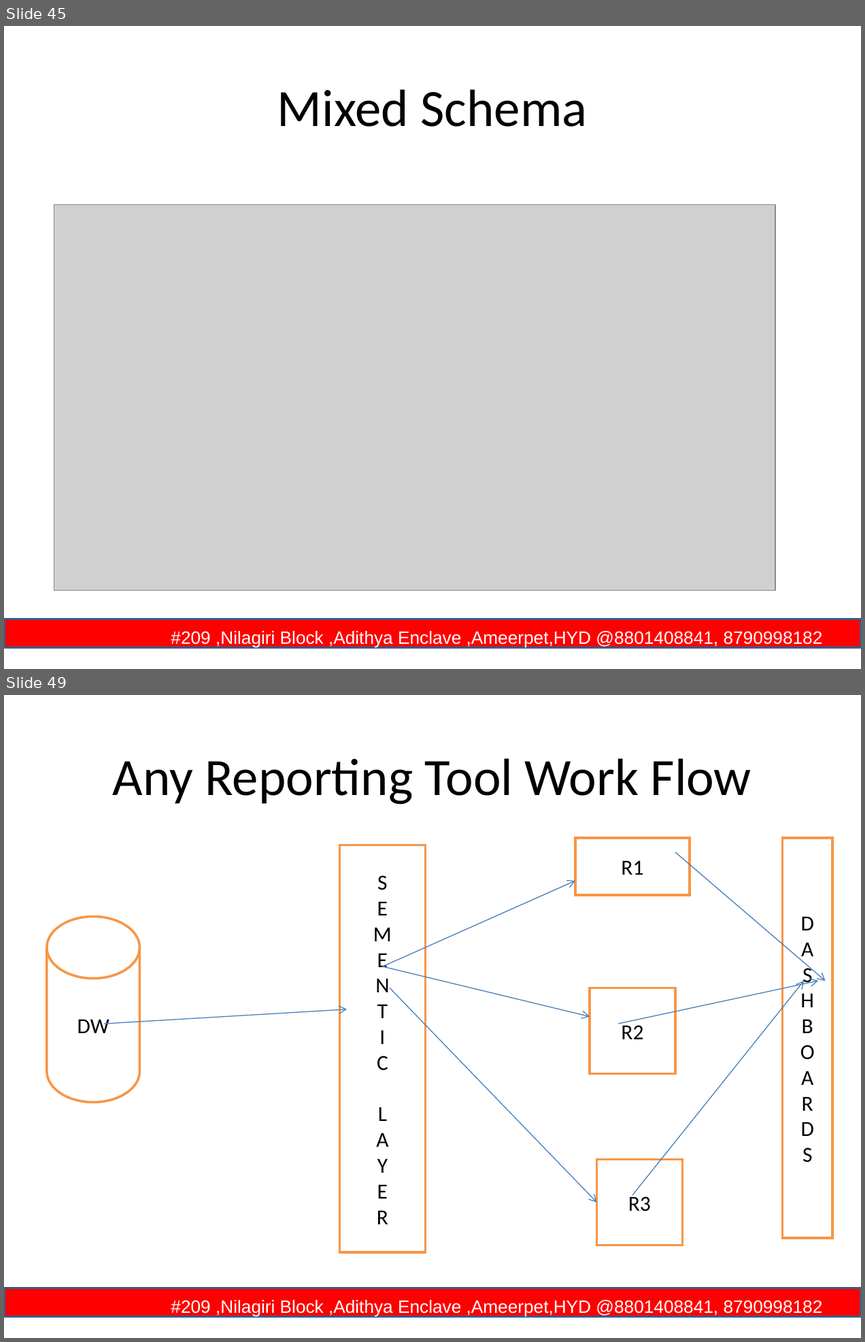
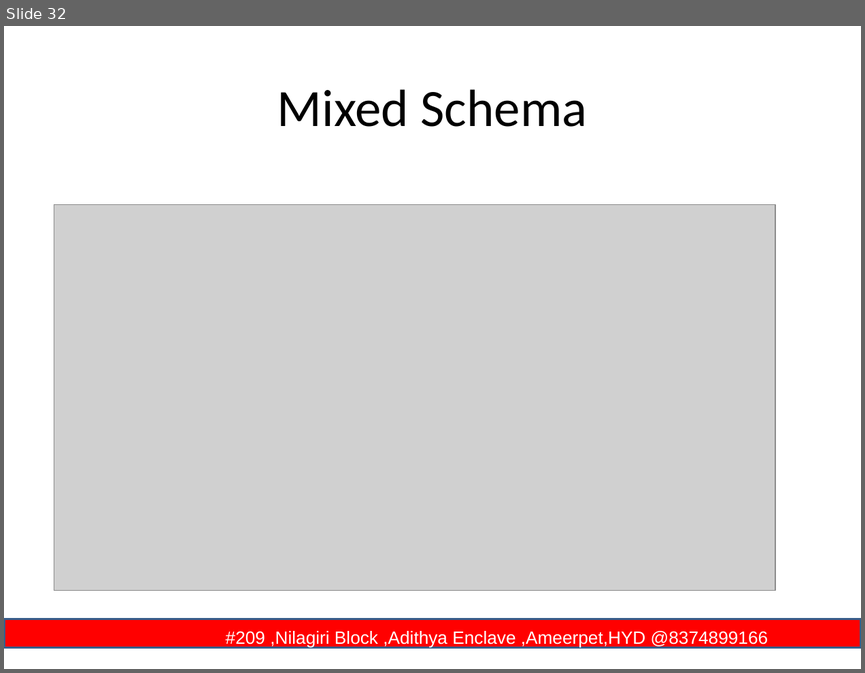
Before and after one commit to rritec/snowflake, a slide deck: Demo1.2.ppt. Shown one above the other, each under a label of ours: slides 45 and 49 before the commit, slide 32 after it; the slides between them are not shown. The pictures are 865x1342 and 865x673 pixels, drawn with LibreOffice and Linux fonts; fonts in the diff are those of the drawing; grey boxes stand for pictures; background and template pictures are left out. Boxes give left, top, right and bottom in pixels: in the first picture for what was removed or moved away, otherwise in the second. Text is boxed around its words. In the diff, an @@ line names an element or a change of style, - is before the commit and + after.

```diff
--- a/Demo1.2.ppt
+++ b/Demo1.2.ppt
@@ slide 49 removed at [4,695,861,1338], background #FFFFFF; not listed: 1 template element that a slide beside it also shows @@
@@ title removed at [113,758,751,804] @@
-Any Reporting Tool Work Flow
@@ rectangle removed at [340,845,426,1252] @@
-S
-E
-M
-E
-N
-T
-I
-C
-L
-A
-Y
-E
-R
@@ rectangle removed at [575,838,689,896] @@
-R1
@@ arrow removed from (675, 852) to (825, 981) @@
@@ rectangle removed at [782,838,832,1238] @@
-D
-A
-S
-H
-B
-O
-A
-R
-D
-S
@@ arrow removed from (383, 966) to (575, 881) @@
@@ cylinder removed at [47,916,139,1102] @@
-DW
@@ arrow removed from (383, 966) to (589, 1016) @@
@@ arrow removed from (390, 988) to (597, 1202) @@
@@ rectangle removed at [589,988,675,1074] @@
-R2
@@ arrow removed from (618, 1023) to (818, 981) @@
@@ arrow removed from (632, 1195) to (804, 981) @@
@@ arrow removed from (104, 1023) to (347, 1009) @@
@@ rectangle removed at [597,1159,683,1245] @@
-R3
@@ what was slide 45 is now slide 32 @@
@@ slide 32 changed as well @@
@@ text in rectangle at [226,631,768,647]: text changed @@
-#209 ,Nilagiri Block ,Adithya Enclave ,Ameerpet,HYD @8801408841, 8790998182
+#209 ,Nilagiri Block ,Adithya Enclave ,Ameerpet,HYD @8374899166
```
Also in this commit, not shown: 30 other slides changed, 1 slide added, 21 other slides removed.
